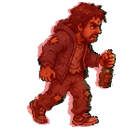
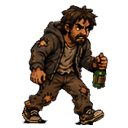
The second 128 × 128 image is a revision of the first. Changes to its layers:
painted on "1" over [left=21, top=2, right=116, bottom=127]
